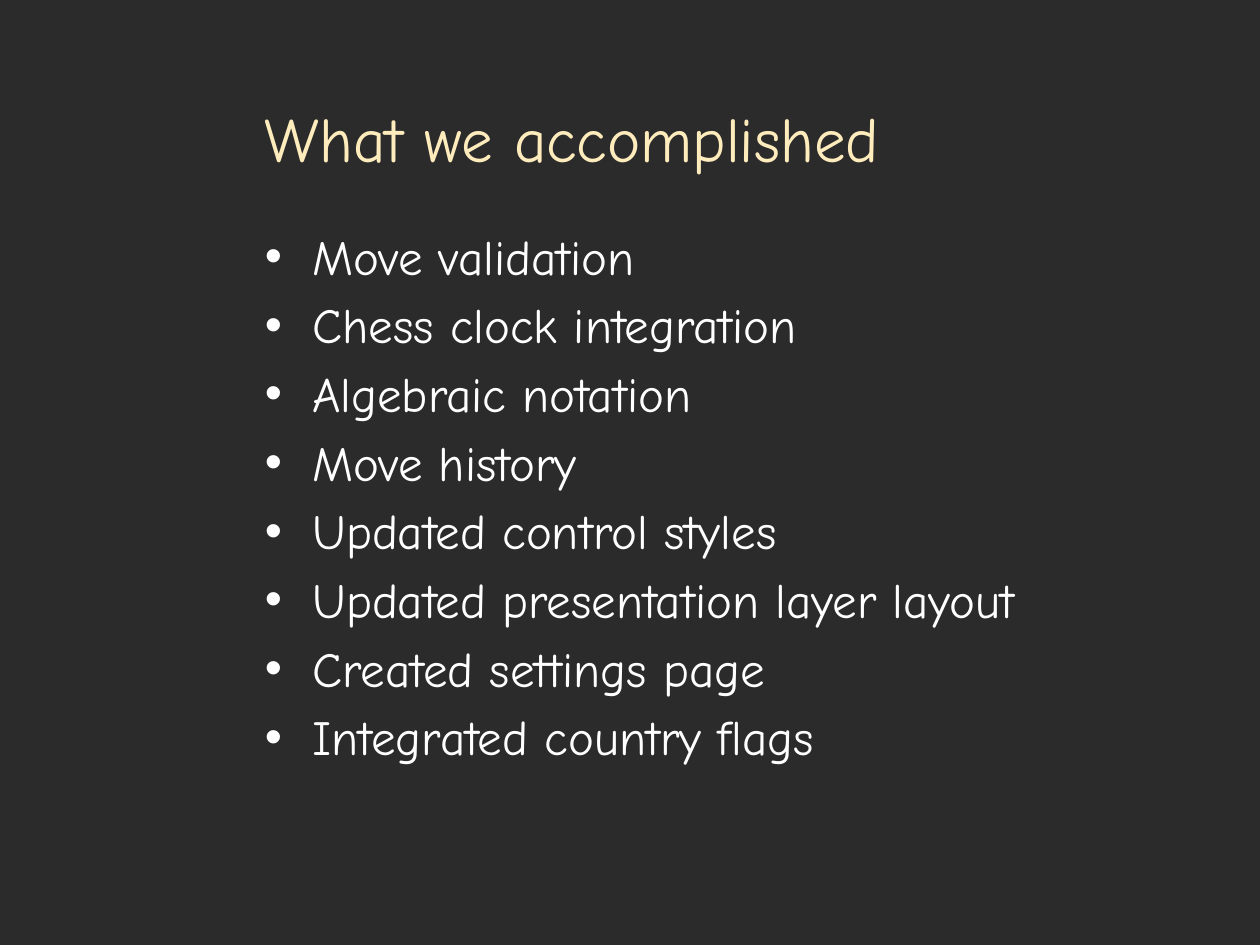
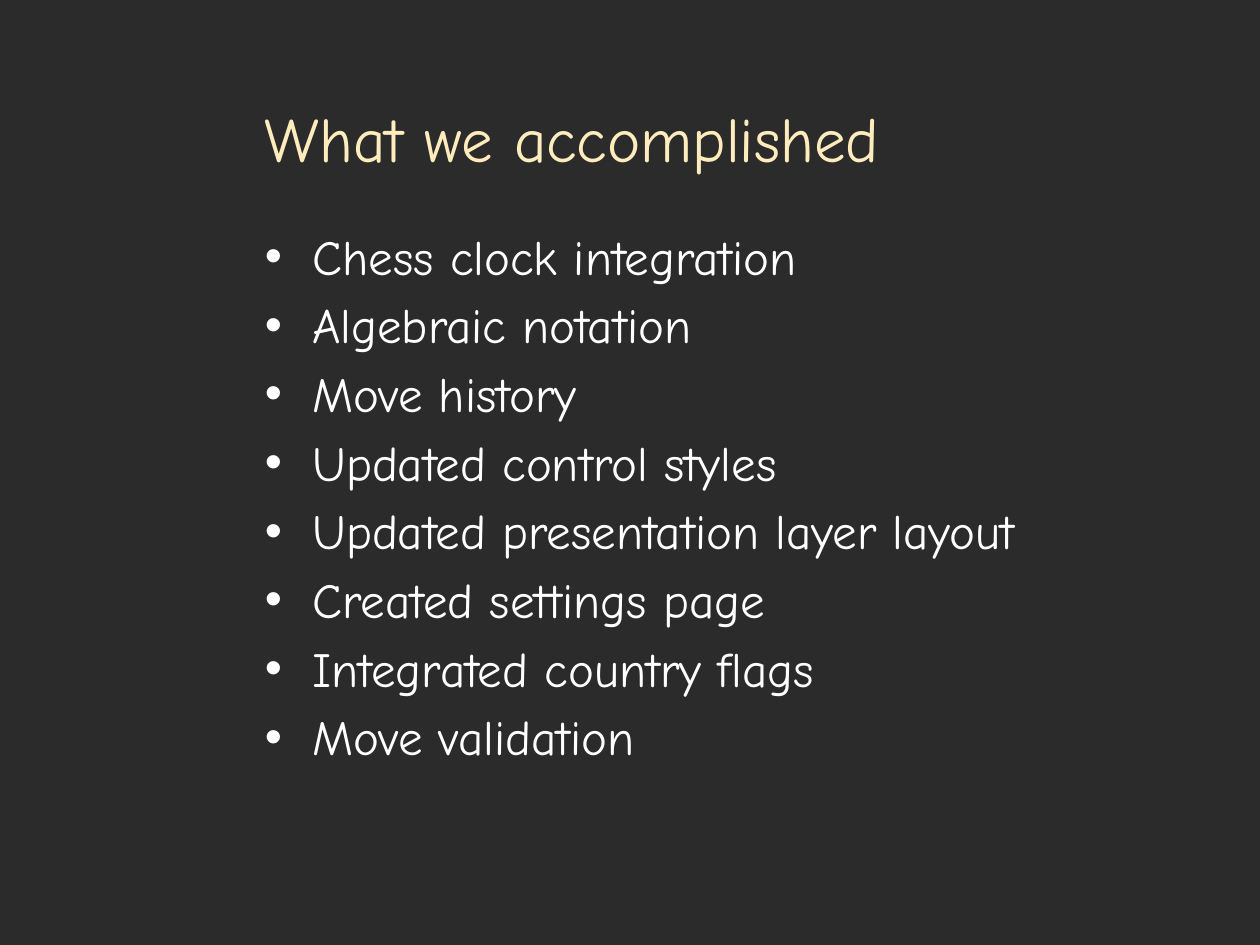
Before and after one commit to lance66/play-zone, a slide deck: slide 3 of doc/PowerPoints/Sprint 3 Term 2/Winter 2015 S3 Presentation.pptx. Drawn at 1260x945 pixels with LibreOffice and Linux fonts; fonts in the diff are those of the drawing; background and template pictures are left out; a plain dark background stands for a picture behind light text. Boxes give left, top, right and bottom in pixels: in the first picture for what was removed or moved away, otherwise in the second. Text is boxed around its words. In the diff, an @@ line names an element or a change of style, - is before the commit and + after.

```diff
--- a/doc/PowerPoints/Sprint 3 Term 2/Winter 2015 S3 Presentation.pptx
+++ b/doc/PowerPoints/Sprint 3 Term 2/Winter 2015 S3 Presentation.pptx
@@ text at [312, 241, 635, 276]: paragraph removed @@
-• Move validation
@@ text at [312, 721, 635, 756]: paragraph added @@
+• Move validation
```
Also in this commit, not shown: 1 other slide changed, 1 other file.
